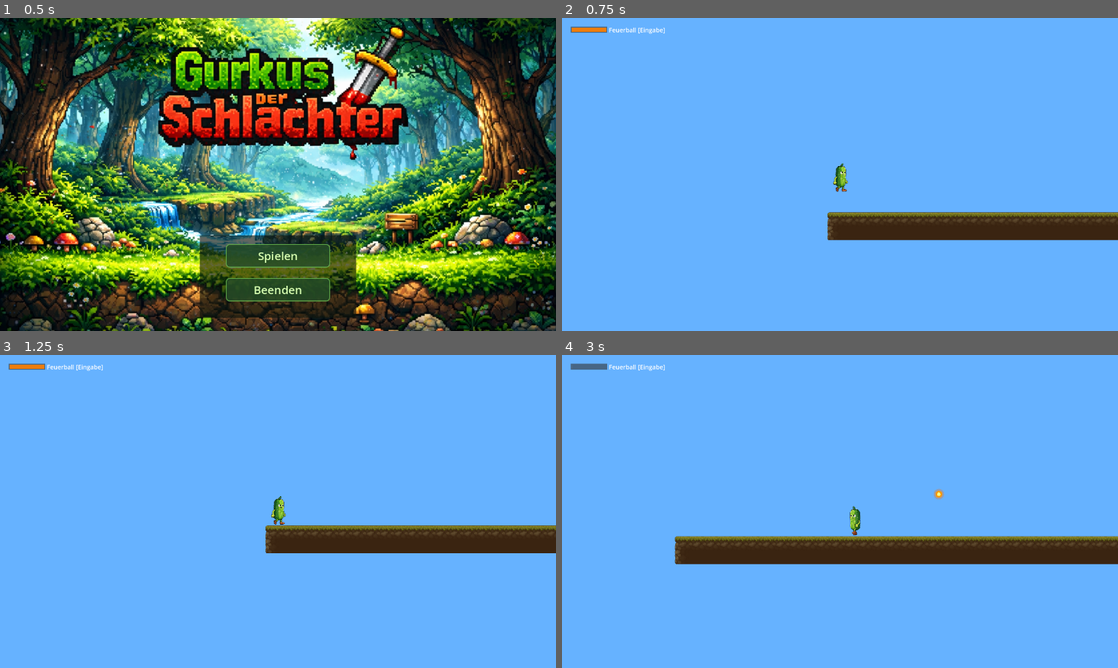
Above: before the commit, frames 1-4 (two rows, left to right).
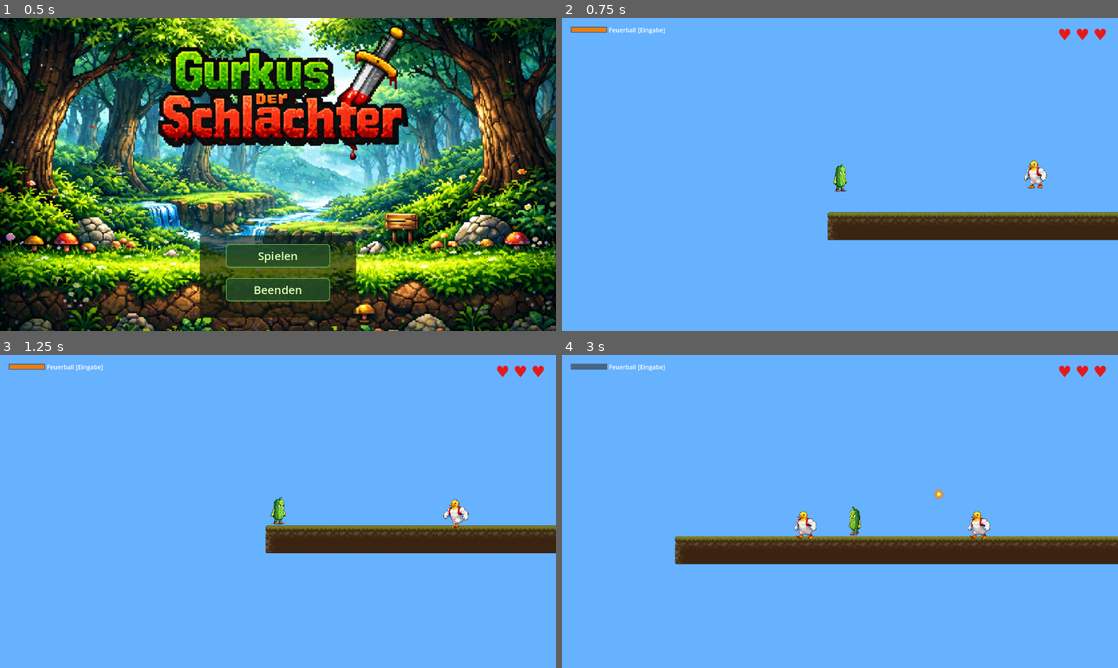
Above: after the commit, the same moments.

Repository: ckesselh/gurkus
Game: Godot game, scene res://scenes/main_menu.tscn
Two runs of this game, one before a commit and one after it. Both use one fixed random seed, a clock stepped at 60 frames per second and the inputs below.
Inputs:
- Up to frame 1 (0.5 s): no input
- Up to frame 2 (0.75 s): click "Spielen" at 0.5 s
- Up to frame 3 (1.25 s): no input
- Up to frame 4 (3 s): tap Enter (shoot) at 1.25, 1.35, 2.1, 2.85 s; hold D (move_right) 1.28-2.78 s; tap Space (jump) at 1.52, 2.27 s; hold A (move_left) from 2.78 s (still down)

Frame 1 is identical in both runs. In frame 2, 0.5% of the frame differs, in the area x 48-98%, y 3-56%; in frame 3, 0.5%; in frame 4, 0.7%, in the area x 41-98%, y 3-59%.

Commit message:
Add duck enemy, player health system, and idle animation
- Duck patrols platforms, reverses at edges/walls, killed by stomp or fireball
- Player has 3 HP with invincibility frames, knockback, and heart display
- Collision layers separate enemies from each other (layer 3)
- Idle sprite animation when player is standing still

Diff:
--- a/project.godot
+++ b/project.godot
@@ -14,6 +14,10 @@
 run/main_scene="res://scenes/main_menu.tscn"
 config/features=PackedStringArray("4.5", "GL Compatibility")
 config/icon="res://icon.svg"
+
+[autoload]
+
+MusicManager="*res://scripts/autoload/music_manager.gd"
 
 [display]
 
@@ -48,10 +52,6 @@
 ]
 }
 
-[autoload]
-
-MusicManager="*res://scripts/autoload/music_manager.gd"
-
 [rendering]
 
 renderer/rendering_method="gl_compatibility"
--- /dev/null
+++ b/scenes/enemies/duck.tscn
@@ -0,0 +1,27 @@
+[gd_scene load_steps=4 format=3]
+
+[ext_resource type="Script" path="res://scripts/enemies/duck.gd" id="1_duck"]
+[ext_resource type="Texture2D" path="res://assets/sprites/duck_walking.png" id="2_sprite"]
+
+[sub_resource type="CapsuleShape2D" id="CapsuleShape2D_1"]
+radius = 10.0
+height = 40.0
+
+[node name="Duck" type="CharacterBody2D"]
+collision_layer = 4
+collision_mask = 1
+script = ExtResource("1_duck")
+
+[node name="Sprite2D" type="Sprite2D" parent="."]
+position = Vector2(0, -8)
+scale = Vector2(0.25, 0.25)
+texture = ExtResource("2_sprite")
+hframes = 6
+vframes = 6
+
+[node name="CollisionShape2D" type="CollisionShape2D" parent="."]
+position = Vector2(0, -2)
+shape = SubResource("CapsuleShape2D_1")
+
+[node name="FloorDetector" type="RayCast2D" parent="."]
+target_position = Vector2(-20, 30)
--- a/scenes/level_01.tscn
+++ b/scenes/level_01.tscn
@@ -1,8 +1,9 @@
-[gd_scene load_steps=6 format=4 uid="uid://cm131qr0vtd07"]
+[gd_scene load_steps=7 format=4 uid="uid://cm131qr0vtd07"]
 
 [ext_resource type="TileSet" uid="uid://b1ioqk7roxc" path="res://resources/tilesets/landscape.tres" id="1_bpt1m"]
 [ext_resource type="PackedScene" uid="uid://m22hywvjl6" path="res://scenes/player/player.tscn" id="2_player"]
 [ext_resource type="Script" uid="uid://bdxslgeel8t3g" path="res://scripts/levels/level_01.gd" id="3_level"]
+[ext_resource type="PackedScene" path="res://scenes/enemies/duck.tscn" id="4_duck"]
 
 [sub_resource type="RectangleShape2D" id="DeathShape"]
 size = Vector2(5778, 64)
@@ -36,3 +37,12 @@
 [node name="CollisionShape2D" type="CollisionShape2D" parent="GoalZone"]
 position = Vector2(34, -179.5)
 shape = SubResource("GoalShape")
+
+[node name="Duck1" parent="." instance=ExtResource("4_duck")]
+position = Vector2(500, 581)
+
+[node name="Duck2" parent="." instance=ExtResource("4_duck")]
+position = Vector2(900, 581)
+
+[node name="Duck3" parent="." instance=ExtResource("4_duck")]
+position = Vector2(1400, 581)
--- a/scenes/player/fireball.tscn
+++ b/scenes/player/fireball.tscn
@@ -7,7 +7,7 @@
 
 [node name="Fireball" type="Area2D"]
 collision_layer = 2
-collision_mask = 1
+collision_mask = 5
 script = ExtResource("1_fireball")
 
 [node name="CollisionShape2D" type="CollisionShape2D" parent="."]
--- a/scenes/player/player.tscn
+++ b/scenes/player/player.tscn
@@ -1,14 +1,16 @@
-[gd_scene load_steps=5 format=3 uid="uid://m22hywvjl6"]
+[gd_scene load_steps=6 format=3 uid="uid://m22hywvjl6"]
 
 [ext_resource type="Script" uid="uid://nmfisaouxdvo" path="res://scripts/player/player.gd" id="1_player"]
 [ext_resource type="Texture2D" uid="uid://d3haq0brm0xhb" path="res://assets/sprites/gurkus_walking.png" id="2_walk"]
 [ext_resource type="Texture2D" uid="uid://btkc82o18sr5e" path="res://assets/sprites/gurkus_fireball.png" id="3_shoot"]
+[ext_resource type="Texture2D" path="res://assets/sprites/gurkus_idle.png" id="4_idle"]
 
 [sub_resource type="CapsuleShape2D" id="CapsuleShape2D_1"]
 radius = 20.0
 height = 56.0
 
 [node name="Player" type="CharacterBody2D"]
+collision_mask = 5
 script = ExtResource("1_player")
 
 [node name="CollisionShape2D" type="CollisionShape2D" parent="."]
@@ -16,9 +18,17 @@
 shape = SubResource("CapsuleShape2D_1")
 
 [node name="WalkSprite" type="Sprite2D" parent="."]
+visible = false
 position = Vector2(0, -8)
 scale = Vector2(0.25, 0.25)
 texture = ExtResource("2_walk")
+hframes = 6
+vframes = 6
+
+[node name="IdleSprite" type="Sprite2D" parent="."]
+position = Vector2(0, -8)
+scale = Vector2(0.25, 0.25)
+texture = ExtResource("4_idle")
 hframes = 6
 vframes = 6
 
@@ -56,3 +66,17 @@
 offset_bottom = 36.0
 theme_override_font_sizes/font_size = 14
 text = "Feuerball [Eingabe]"
+
+[node name="Hearts" type="Label" parent="CooldownUI"]
+anchors_preset = 1
+anchor_left = 1.0
+anchor_right = 1.0
+offset_left = -200.0
+offset_top = 12.0
+offset_right = -16.0
+offset_bottom = 52.0
+grow_horizontal = 0
+theme_override_colors/font_color = Color(0.9, 0.1, 0.1, 1)
+theme_override_font_sizes/font_size = 36
+horizontal_alignment = 2
+text = "♥ ♥ ♥ "
--- /dev/null
+++ b/scripts/enemies/duck.gd
@@ -0,0 +1,58 @@
+extends CharacterBody2D
+
+const SPEED := 80.0
+const GRAVITY := 900.0
+const ANIM_FPS := 8.0
+
+var _direction := -1.0
+var _anim_frame := 0
+var _anim_timer := 0.0
+
+@onready var sprite: Sprite2D = $Sprite2D
+@onready var floor_detector: RayCast2D = $FloorDetector
+
+
+func _ready() -> void:
+	add_to_group("enemies")
+	_update_direction()
+
+
+func _physics_process(delta: float) -> void:
+	if not is_on_floor():
+		velocity.y += GRAVITY * delta
+
+	velocity.x = _direction * SPEED
+	move_and_slide()
+
+	_check_player_collision()
+
+	if is_on_wall() or (is_on_floor() and not floor_detector.is_colliding()):
+		_direction *= -1.0
+		_update_direction()
+
+	_animate(delta)
+
+
+func _update_direction() -> void:
+	sprite.flip_h = _direction < 0
+	floor_detector.target_position = Vector2(_direction * 20.0, 30.0)
+
+
+func _animate(delta: float) -> void:
+	_anim_timer += delta
+	if _anim_timer >= 1.0 / ANIM_FPS:
+		_anim_timer = 0.0
+		_anim_frame = (_anim_frame + 1) % 6
+	sprite.frame = _anim_frame
+
+
+func _check_player_collision() -> void:
+	for i in get_slide_collision_count():
+		var collision := get_slide_collision(i)
+		var collider := collision.get_collider()
+		if collider.has_method("enemy_touched"):
+			collider.enemy_touched(self)
+
+
+func die() -> void:
+	queue_free()
--- a/scripts/player/fireball.gd
+++ b/scripts/player/fireball.gd
@@ -27,5 +27,7 @@
 	draw_circle(Vector2.ZERO, 4, Color(1.0, 1.0, 0.5, 1.0))
 
 
-func _on_body_entered(_body: Node2D) -> void:
+func _on_body_entered(body: Node2D) -> void:
+	if body.is_in_group("enemies") and body.has_method("die"):
+		body.die()
 	queue_free()
--- a/scripts/player/player.gd
+++ b/scripts/player/player.gd
@@ -24,6 +24,13 @@
 const SHOOT_SPAWN_FRAME := 15
 
 const ANIM_FPS := 10.0
+
+# Health
+const MAX_HP := 3
+const INVINCIBILITY_TIME := 1.5
+const KNOCKBACK_HORIZONTAL := 200.0
+const KNOCKBACK_VERTICAL := -200.0
+const BLINK_SPEED := 10.0
 
 const FireballScene := preload("res://scenes/player/fireball.tscn")
 
@@ -39,11 +46,15 @@
 var _jump_buffer_timer := 0.0
 var _was_on_floor := false
 var _is_jumping := false
+var _hp := MAX_HP
+var _invincible_timer := 0.0
 
 @onready var walk_sprite: Sprite2D = $WalkSprite
+@onready var idle_sprite: Sprite2D = $IdleSprite
 @onready var shoot_sprite: Sprite2D = $ShootSprite
 @onready var cooldown_bar: ColorRect = $CooldownUI/Bar
 @onready var cooldown_bg: ColorRect = $CooldownUI/Background
+@onready var heart_label: Label = $CooldownUI/Hearts
 
 
 func _physics_process(delta: float) -> void:
@@ -94,6 +105,16 @@
 	_was_on_floor = on_floor
 	move_and_slide()
 
+	_check_enemy_collisions()
+
+	# Invincibility
+	if _invincible_timer > 0:
+		_invincible_timer -= delta
+		modulate.a = 0.3 + 0.7 * absf(sin(_invincible_timer * BLINK_SPEED))
+		if _invincible_timer <= 0:
+			_invincible_timer = 0
+			modulate.a = 1.0
+
 	# Shooting
 	if Input.is_action_just_pressed("shoot") and _cooldown_remaining <= 0 and not _is_shooting:
 		_start_shooting()
@@ -109,26 +130,35 @@
 		if _cooldown_remaining < 0:
 			_cooldown_remaining = 0
 	_update_cooldown_ui()
+	_update_heart_ui()
 
 
 func _update_animation(direction: float, delta: float) -> void:
 	if direction > 0:
-		walk_sprite.flip_h = false
 		_facing_right = true
 	elif direction < 0:
-		walk_sprite.flip_h = true
 		_facing_right = false
 
+	var flip := not _facing_right
+	walk_sprite.flip_h = flip
+	idle_sprite.flip_h = flip
+
 	if direction != 0:
+		idle_sprite.visible = false
+		walk_sprite.visible = true
 		_anim_timer += delta
 		if _anim_timer >= 1.0 / ANIM_FPS:
 			_anim_timer = 0.0
 			_anim_frame = (_anim_frame + 1) % 6
 		walk_sprite.frame = _anim_frame
 	else:
-		_anim_frame = 0
-		_anim_timer = 0.0
-		walk_sprite.frame = 0
+		walk_sprite.visible = false
+		idle_sprite.visible = true
+		_anim_timer += delta
+		if _anim_timer >= 1.0 / ANIM_FPS:
+			_anim_timer = 0.0
+			_anim_frame = (_anim_frame + 1) % 6
+		idle_sprite.frame = _anim_frame
 
 
 func _start_shooting() -> void:
@@ -137,6 +167,7 @@
 	_shoot_timer = 0.0
 	_fireball_spawned = false
 	walk_sprite.visible = false
+	idle_sprite.visible = false
 	shoot_sprite.visible = true
 	shoot_sprite.flip_h = not _facing_right
 	shoot_sprite.frame = 0
@@ -162,7 +193,7 @@
 func _end_shooting() -> void:
 	_is_shooting = false
 	shoot_sprite.visible = false
-	walk_sprite.visible = true
+	idle_sprite.visible = true
 	_cooldown_remaining = FIREBALL_COOLDOWN
 
 
@@ -182,3 +213,48 @@
 	else:
 		cooldown_bar.size.x = 80.0
 		cooldown_bar.color = Color(1.0, 0.5, 0.0, 0.9)
+
+
+func _update_heart_ui() -> void:
+	heart_label.text = ""
+	for i in MAX_HP:
+		if i < MAX_HP - _hp:
+			heart_label.text += "♡ "
+		else:
+			heart_label.text += "♥ "
+
+
+func _check_enemy_collisions() -> void:
+	for i in get_slide_collision_count():
+		var collision := get_slide_collision(i)
+		var collider := collision.get_collider()
+		if collider is CharacterBody2D and collider.is_in_group("enemies"):
+			if collision.get_normal().y < -0.5:
+				_stomp(collider)
+			else:
+				_take_damage(collider)
+
+
+func _stomp(enemy: CharacterBody2D) -> void:
+	enemy.die()
+	velocity.y = JUMP_BASE
+
+
+func enemy_touched(enemy: CharacterBody2D) -> void:
+	if not enemy.is_queued_for_deletion():
+		_take_damage(enemy)
+
+
+func _take_damage(enemy: CharacterBody2D) -> void:
+	if _invincible_timer > 0 or enemy.is_queued_for_deletion():
+		return
+	_hp -= 1
+	if _hp <= 0:
+		get_tree().reload_current_scene()
+		return
+	_invincible_timer = INVINCIBILITY_TIME
+	var away: float = signf(global_position.x - enemy.global_position.x)
+	if away == 0:
+		away = 1.0
+	velocity.x = away * KNOCKBACK_HORIZONTAL
+	velocity.y = KNOCKBACK_VERTICAL
Not shown, added: assets/audio/gurkus_song_01.mp3.import
Not shown, added: assets/audio/gurkus_song_02.mp3.import
Not shown, added: assets/images/background.png.import
Not shown, added: assets/images/background_tile.png.import
Not shown, added: assets/images/main_menu.png.import
Binary file added: assets/sprites/duck_walking.png
Not shown, added: assets/sprites/duck_walking.png.import
Binary file added: assets/sprites/gurkus_idle.png
Not shown, added: assets/sprites/gurkus_idle.png.import
Not shown, added: scripts/autoload/music_manager.gd.uid
